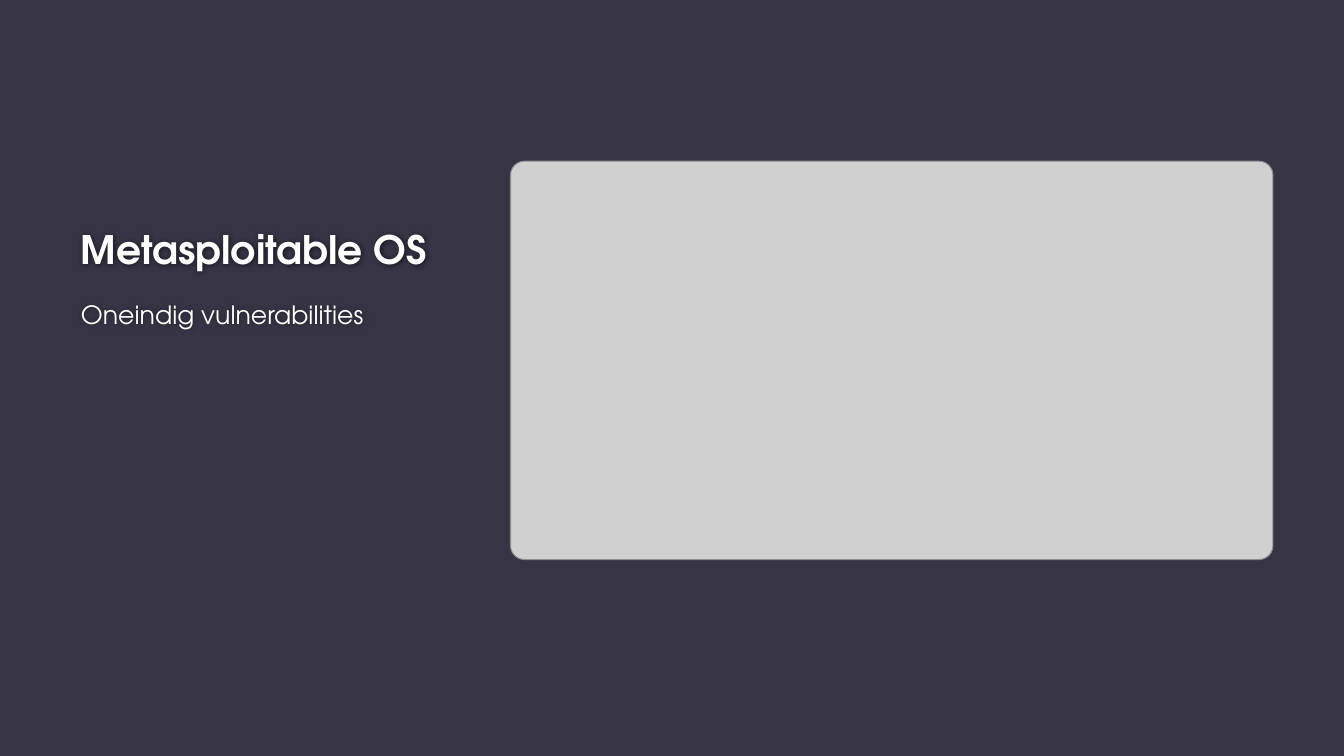
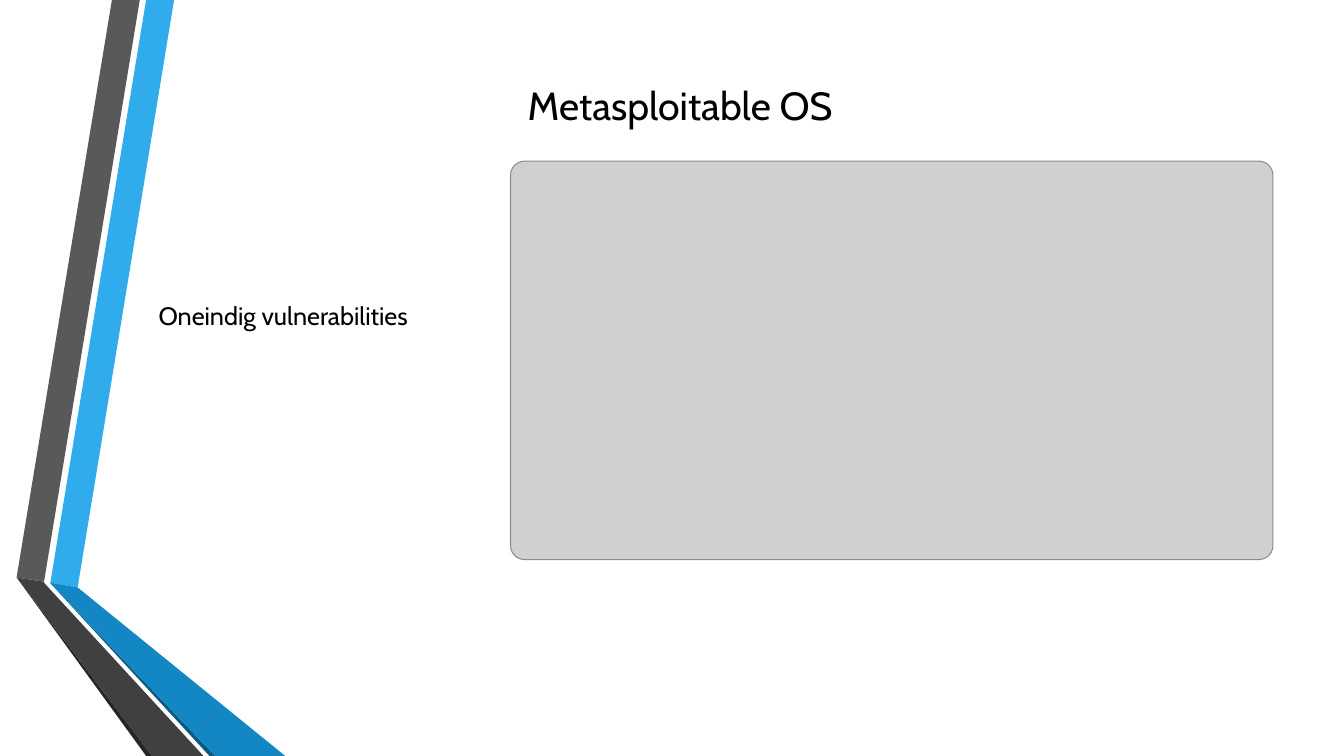
Before and after one commit to Bramelvix/Basic-Security, a slide deck: slide 14 of Opdracht BasicSecurity Systems&Networks aspect/presentatieBS.pptx. Drawn at 1344x756 pixels with LibreOffice and Linux fonts; fonts in the diff are those of the drawing; grey boxes stand for pictures; background and template pictures are left out. Boxes give left, top, right and bottom in pixels: in the first picture for what was removed or moved away, otherwise in the second. Text is boxed around its words. In the diff, an @@ line names an element or a change of style, - is before the commit and + after.

```diff
--- a/Opdracht BasicSecurity Systems&Networks aspect/presentatieBS.pptx
+++ b/Opdracht BasicSecurity Systems&Networks aspect/presentatieBS.pptx
@@ background #373545 to picture (left out) @@
@@ title "Metasploitable OS" moved from (x1=81, y1=234, x2=427, y2=272) to (x1=528, y1=90, x2=833, y2=130) @@
@@ title "Metasploitable OS" at (x1=528, y1=90, x2=833, y2=130): font TeX Gyre Adventor to Cabin, text colour #FEFEFE to #000000, bold off; alignment left to centre; vertical alignment bottom to middle @@
@@ text "Oneindig vulnerabilities" moved from (x1=81, y1=305, x2=363, y2=330) to (x1=159, y1=306, x2=408, y2=331) @@
@@ text "Oneindig vulnerabilities" at (x1=159, y1=306, x2=408, y2=331): font TeX Gyre Adventor to Cabin, text colour #FFFFFF to #000000 @@
@@ group added at (x1=16, y1=0, x2=285, y2=756): 6 freeform shapes @@
```
Also in this commit, not shown: 18 other slides changed, 7 other files.
